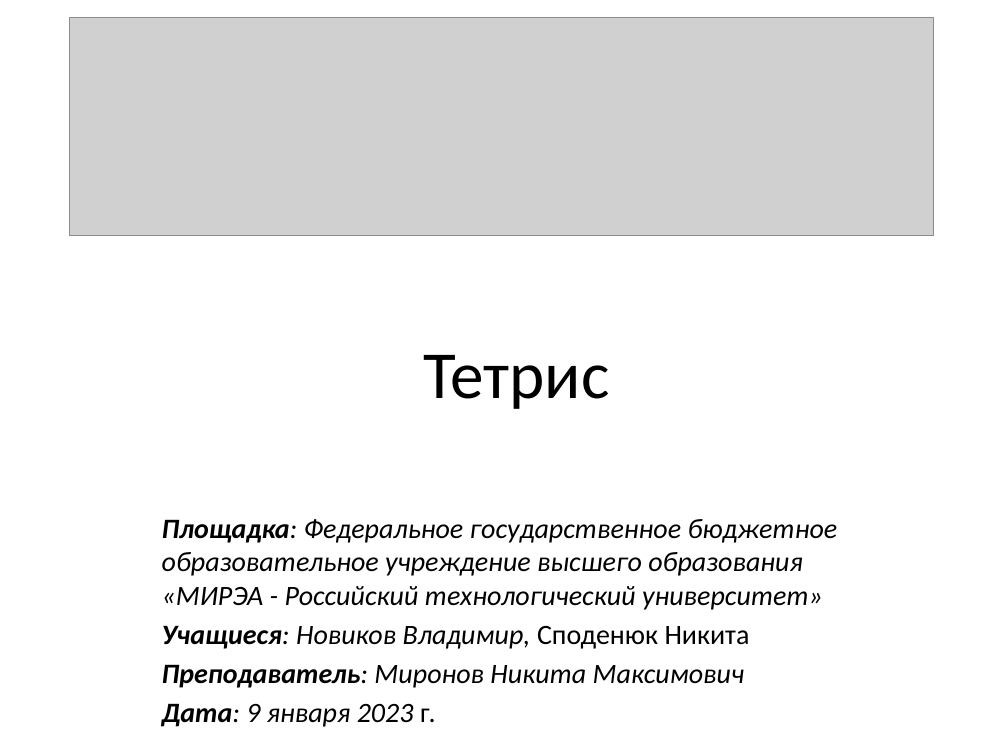
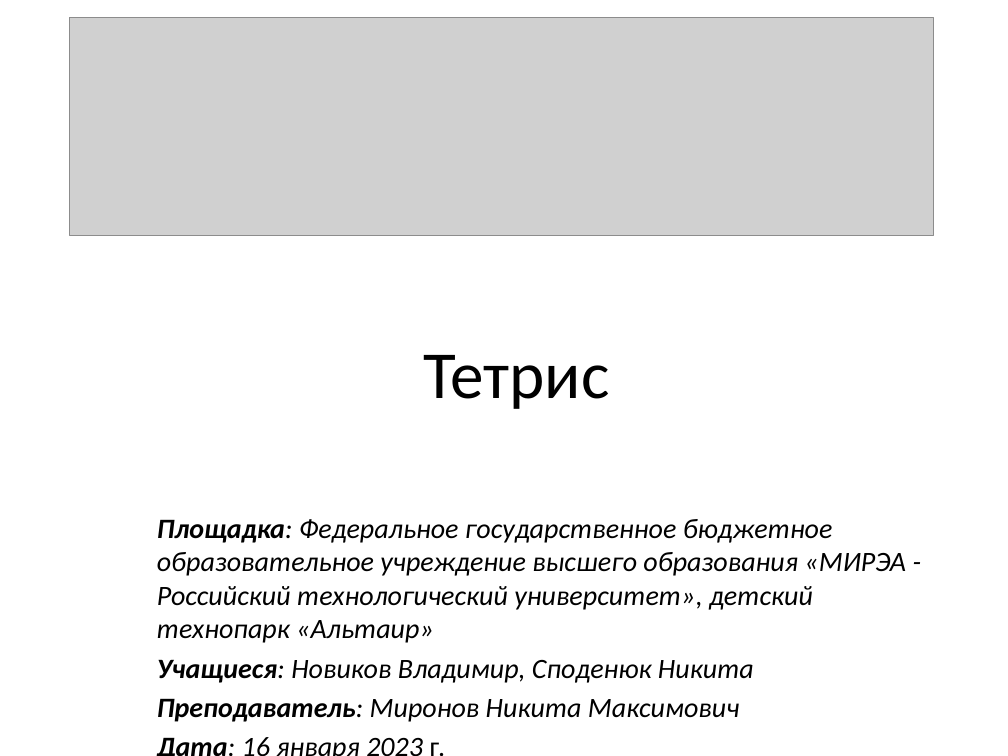
Before and after one commit to novd7/yandex_project2_tetris, a slide deck: slide 2 of defence_of_project/presentation.pptx. Drawn at 1008x756 pixels with LibreOffice and Linux fonts; fonts in the diff are those of the drawing; grey boxes stand for pictures. Boxes give left, top, right and bottom in pixels: in the first picture for what was removed or moved away, otherwise in the second. Text is boxed around its words. In the diff, an @@ line names an element or a change of style, - is before the commit and + after.

```diff
--- a/defence_of_project/presentation.pptx
+++ b/defence_of_project/presentation.pptx
@@ subtitle at (157,519,906,643): text changed @@
-Площадка: Федеральное государственное бюджетное образовательное учреждение высшего образования «МИРЭА - Российский технологический университет»
+Площадка: Федеральное государственное бюджетное образовательное учреждение высшего образования «МИРЭА - Российский технологический университет», детский технопарк «Альтаир»
@@ subtitle at (157,659,754,683): italic on in "Споденюк Никита" @@
@@ subtitle at (162,703,435,727): text changed @@
-Дата: 9 января 2023 г.
+Дата: 16 января 2023 г.
```
Also in this commit, not shown: 6 other slides changed.
